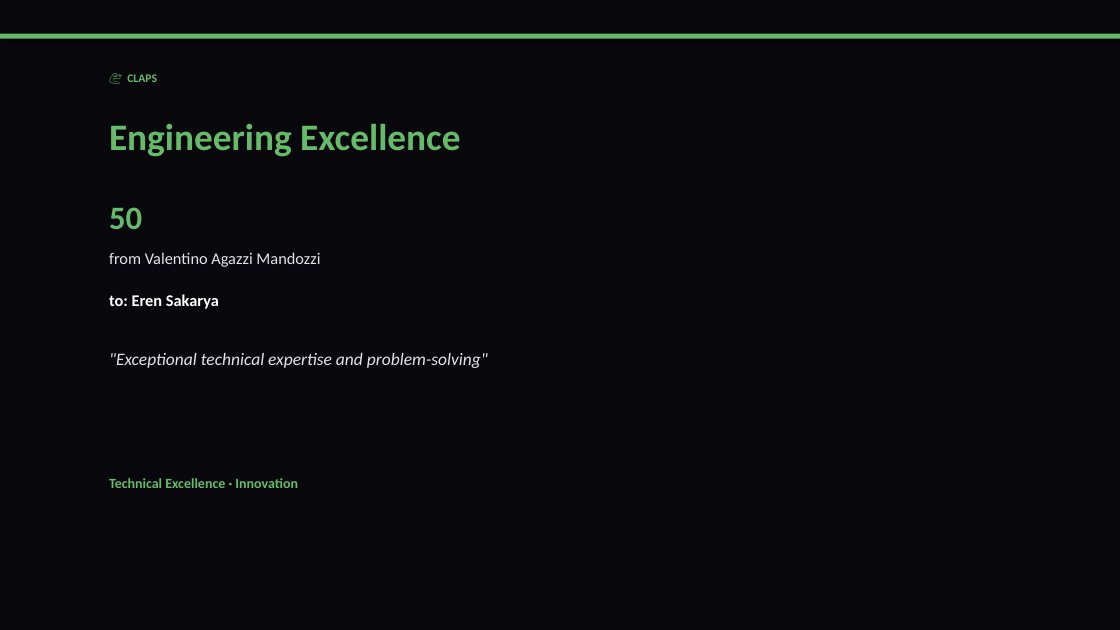
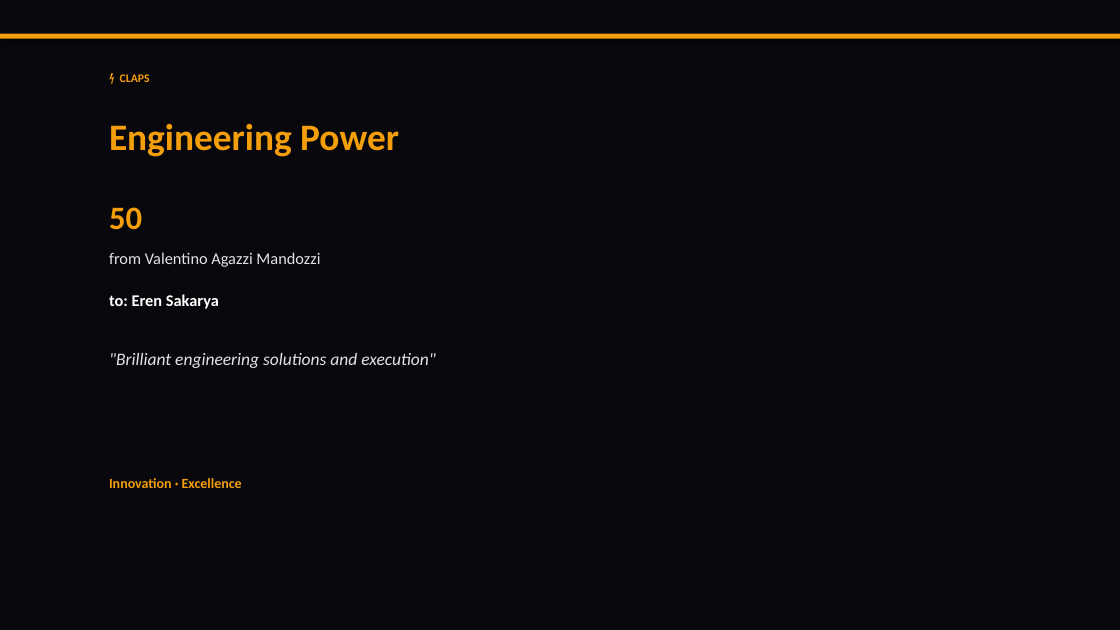
Before and after one commit to liliyagarifullina-maker/appodeal-pulse, a slide deck: slide 11 of data/archive/pulse_2026-03-14.pptx (slide 7 before the commit). Drawn at 1120x630 pixels with LibreOffice and Linux fonts; fonts in the diff are those of the drawing. Boxes give left, top, right and bottom in pixels: in the first picture for what was removed or moved away, otherwise in the second. Text is boxed around its words. In the diff, an @@ line names an element or a change of style, - is before the commit and + after.

```diff
--- a/data/archive/pulse_2026-03-14.pptx
+++ b/data/archive/pulse_2026-03-14.pptx
@@ rectangle at bbox=[0, 34, 1120, 39]: fill #66BB6A to #F59E0B @@
@@ text at bbox=[120, 74, 150, 82]: text changed; text colour #66BB6A to #F59E0B @@
-💪 CLAPS
+⚡ CLAPS
@@ text at bbox=[109, 124, 399, 157]: text changed; text colour #66BB6A to #F59E0B @@
-Engineering Excellence
+Engineering Power
@@ text "50" at bbox=[109, 207, 142, 230]: text colour #66BB6A to #F59E0B @@
@@ text at bbox=[109, 353, 436, 368]: text changed @@
-"Exceptional technical expertise and problem-solving"
+"Brilliant engineering solutions and execution"
@@ text at bbox=[109, 478, 242, 488]: text changed; text colour #66BB6A to #F59E0B @@
-Technical Excellence · Innovation
+Innovation · Excellence
```
Also in this commit, not shown: 13 other slides changed, 5 slides added, 3 slides removed, 2 other files.
